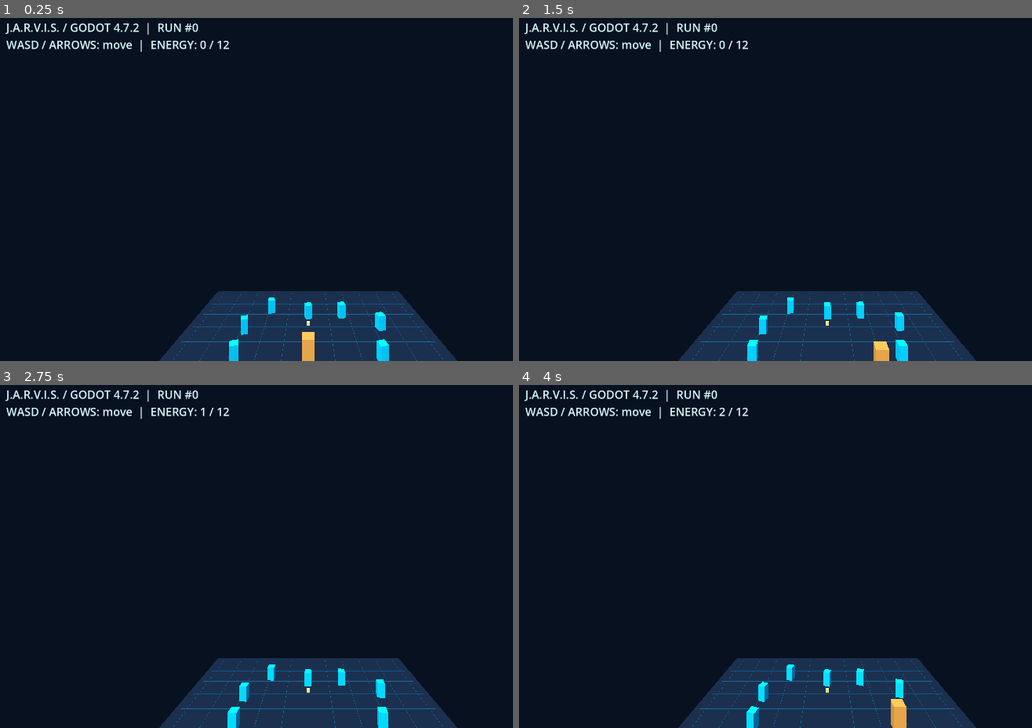
Above: before the commit, frames 1-4 (two rows, left to right).
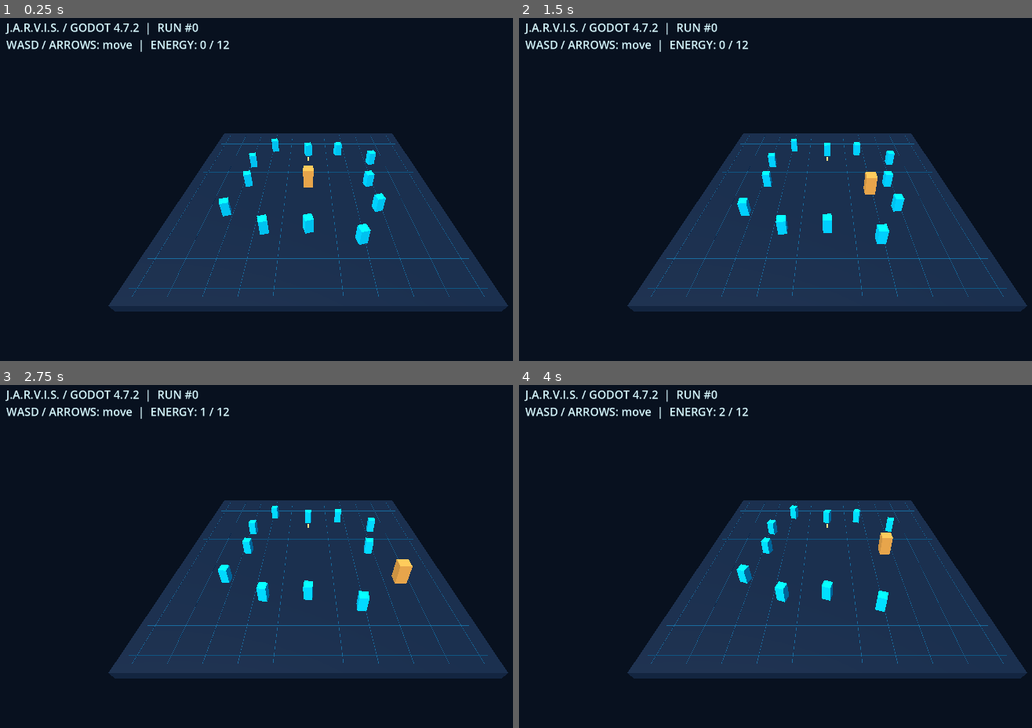
Above: after the commit, the same moments.

Repository: hanefimert2016-oss/AI-coding
Game: Godot game, scene res://scenes/main.tscn
Same seed, same stepped clock (60 frames per second), same inputs: the game is played once before the commit and once after it.
Inputs:
- Up to frame 1 (0.25 s): no input
- Up to frame 2 (1.5 s): hold Right (ui_right) 0.53-1.28 s; hold Down (ui_down) from 1.28 s (still down)
- Up to frame 3 (2.75 s): release Down (ui_down) at 2.03 s; hold Right (ui_right) from 2.03 s (still down)
- Up to frame 4 (4 s): release Right (ui_right) at 2.78 s; hold Up (ui_up) 2.78-3.53 s; hold Left (ui_left) from 3.53 s (still down)

The runs differ from the first frame. In frame 1, 34% of the frame differs, in the area x 21-100%, y 33-100%; in frame 2, 34%; in frame 3, 34%; in frame 4, 34%.

Commit message:
Fix camera look_at after adding node to scene tree

Diff:
--- a/godot/scripts/world.gd
+++ b/godot/scripts/world.gd
@@ -58,9 +58,9 @@
     var camera := Camera3D.new()
     camera.name = "OrbitCamera"
     camera.position = Vector3(0, 13, 17)
+    add_child(camera)
     camera.look_at(Vector3(0, 0.0, 0), Vector3.UP)
     camera.current = true
-    add_child(camera)
 
     var overlay := CanvasLayer.new()
     add_child(overlay)
